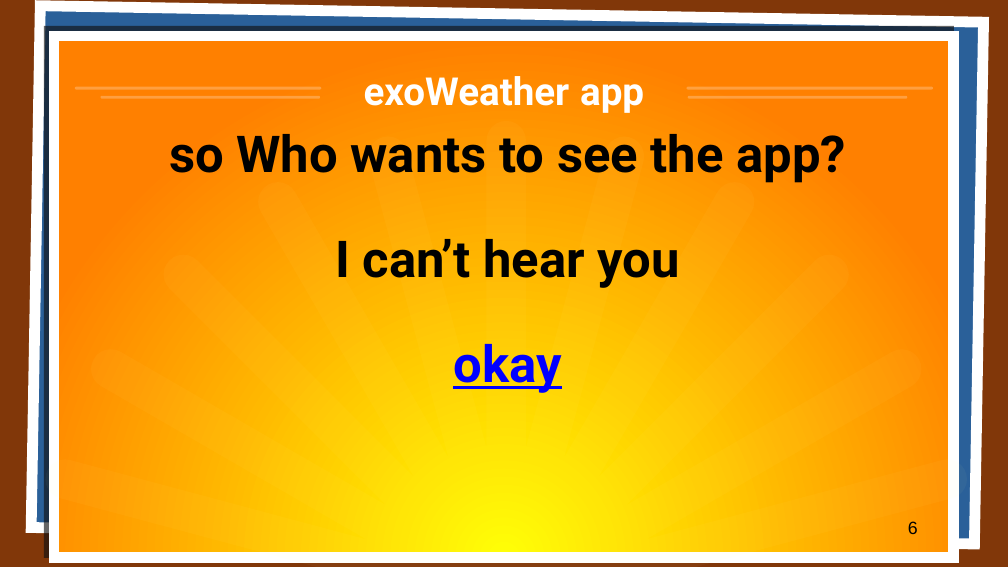
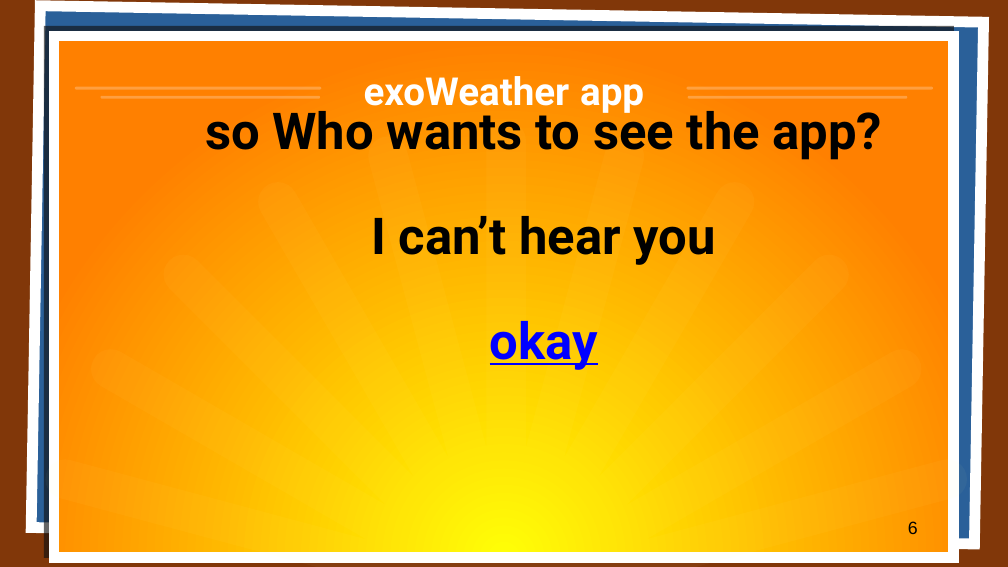
Before and after one commit to aagb1884/exoWeather, a slide deck: slide 6 of presentation/js_group_project_presentation.pptx. Drawn at 1008x567 pixels with LibreOffice and Linux fonts; fonts in the diff are those of the drawing. Boxes give left, top, right and bottom in pixels: in the first picture for what was removed or moved away, otherwise in the second. Text is boxed around its words. In the diff, an @@ line names an element or a change of style, - is before the commit and + after.

```diff
--- a/presentation/js_group_project_presentation.pptx
+++ b/presentation/js_group_project_presentation.pptx
@@ text "so Who wants to see ..." rewrapped from (169,134,846,393) to (205,102,883,370) @@
```
Also in this commit, not shown: 8 other files.
